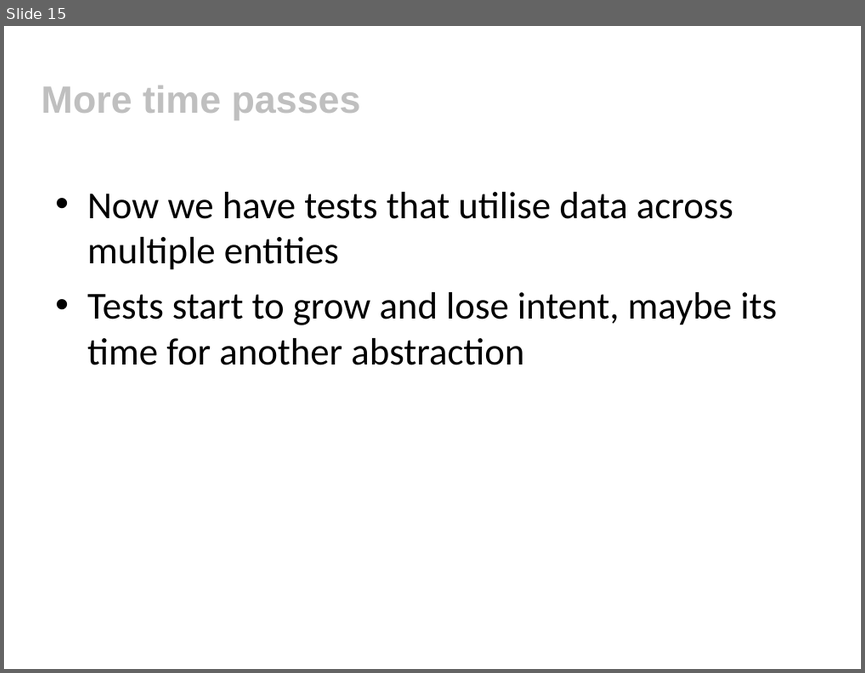
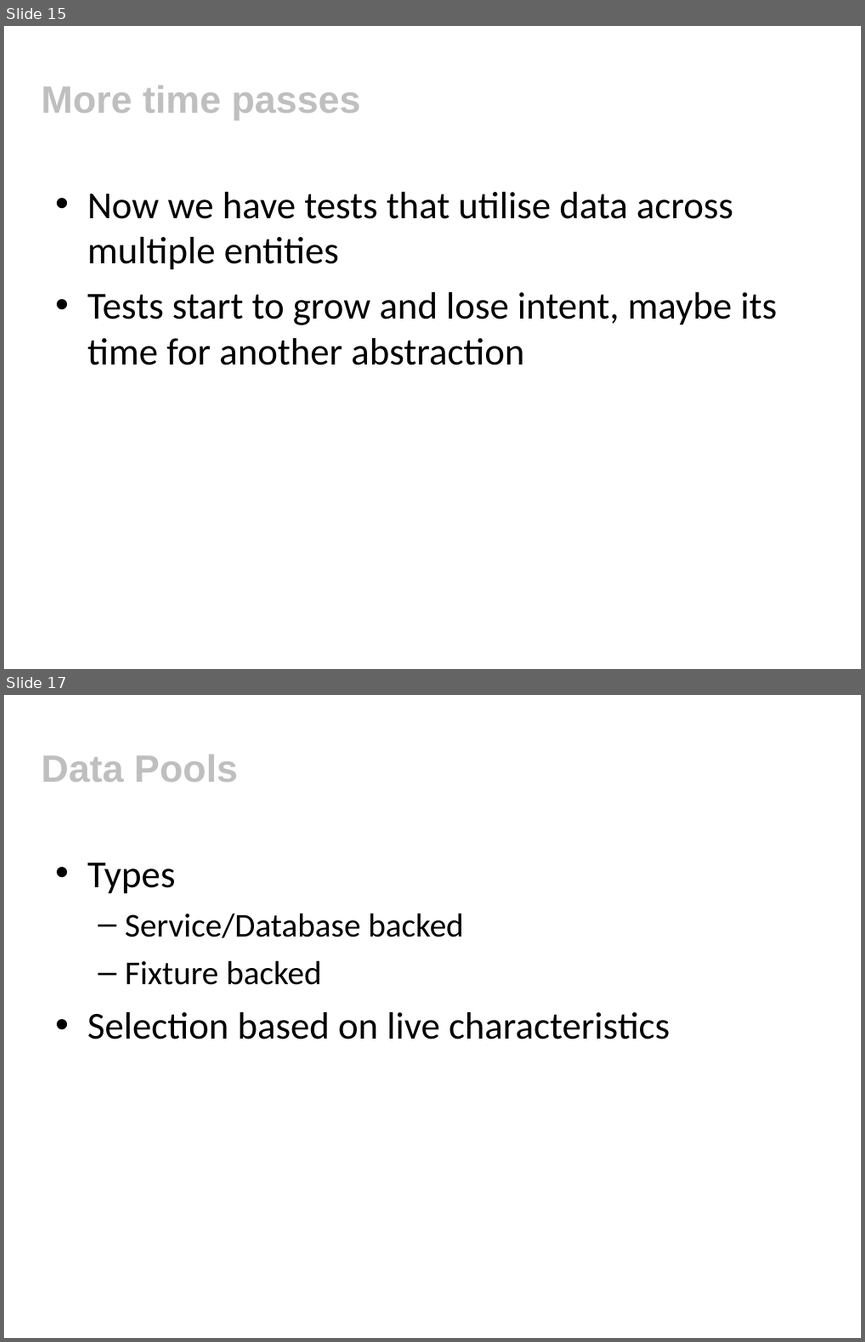
Before and after one commit to tobyclemson/test-data-generation-and-verification-presentation, a slide deck: test-data-generation-and-verification.ppt. Shown one above the other, each under a label of ours: slide 15 before the commit, slides 15 and 17 after it; the slides between them are not shown. The pictures are 865x673 and 865x1342 pixels, drawn with LibreOffice and Linux fonts; fonts in the diff are those of the drawing; background and template pictures are left out. Boxes give left, top, right and bottom in pixels: in the first picture for what was removed or moved away, otherwise in the second. Text is boxed around its words. In the diff, an @@ line names an element or a change of style, - is before the commit and + after.

```diff
--- a/test-data-generation-and-verification.ppt
+++ b/test-data-generation-and-verification.ppt
@@ slide 17 added at [4, 695, 861, 1338], background #FFFFFF @@
@@ title added at [41, 755, 238, 782], 32 pt, text #BFBFBF, bold @@
+Data Pools
@@ text added at [87, 862, 670, 1039], 32 pt, text #000000 @@
+• Types
+  – Service/Database backed
+  – Fixture backed
+• Selection based on live characteristics
```
Also in this commit, not shown: 1 slide changed, 5 other slides added, 1 other file.
